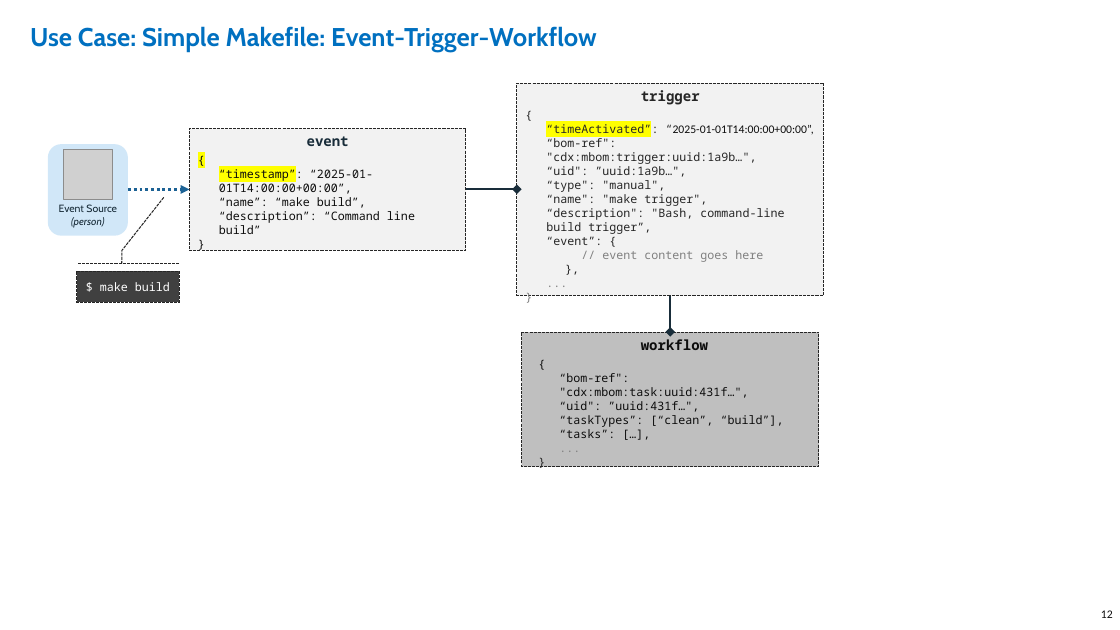
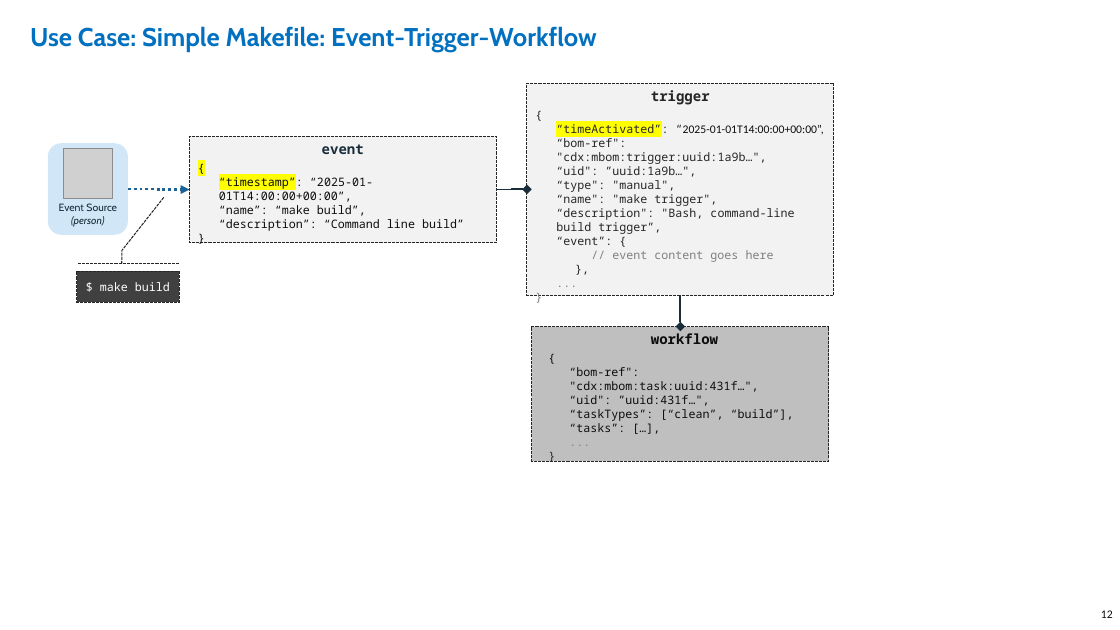
Before and after one commit to CycloneDX/guides, a slide deck: slide 12 of MBOM/en/images/CycloneDX-Formulation-diagrams.pptx. Drawn at 1120x630 pixels with LibreOffice and Linux fonts; fonts in the diff are those of the drawing; grey boxes stand for pictures. Boxes give left, top, right and bottom in pixels: in the first picture for what was removed or moved away, otherwise in the second. Text is boxed around its words. In the diff, an @@ line names an element or a change of style, - is before the commit and + after.

```diff
--- a/MBOM/en/images/CycloneDX-Formulation-diagrams.pptx
+++ b/MBOM/en/images/CycloneDX-Formulation-diagrams.pptx
@@ rectangle "trigger": place and size @@
-rectangle "trigger" at (517, 83, 824, 296)
+rectangle "trigger" at (527, 83, 834, 296)
@@ rectangle "event": place and size @@
-rectangle "event" at (189, 129, 466, 250)
+rectangle "event" at (189, 136, 496, 243)
@@ elbow arrow moved from (517, 189) - (466, 189) to (527, 189) - (496, 189) @@
@@ elbow arrow moved from (670, 332) - (670, 296) to (680, 326) - (680, 296) @@
@@ rectangle "workflow": place and size @@
-rectangle "workflow" at (522, 332, 819, 467)
+rectangle "workflow" at (532, 326, 829, 461)
```
Also in this commit, not shown: 1 other file.
